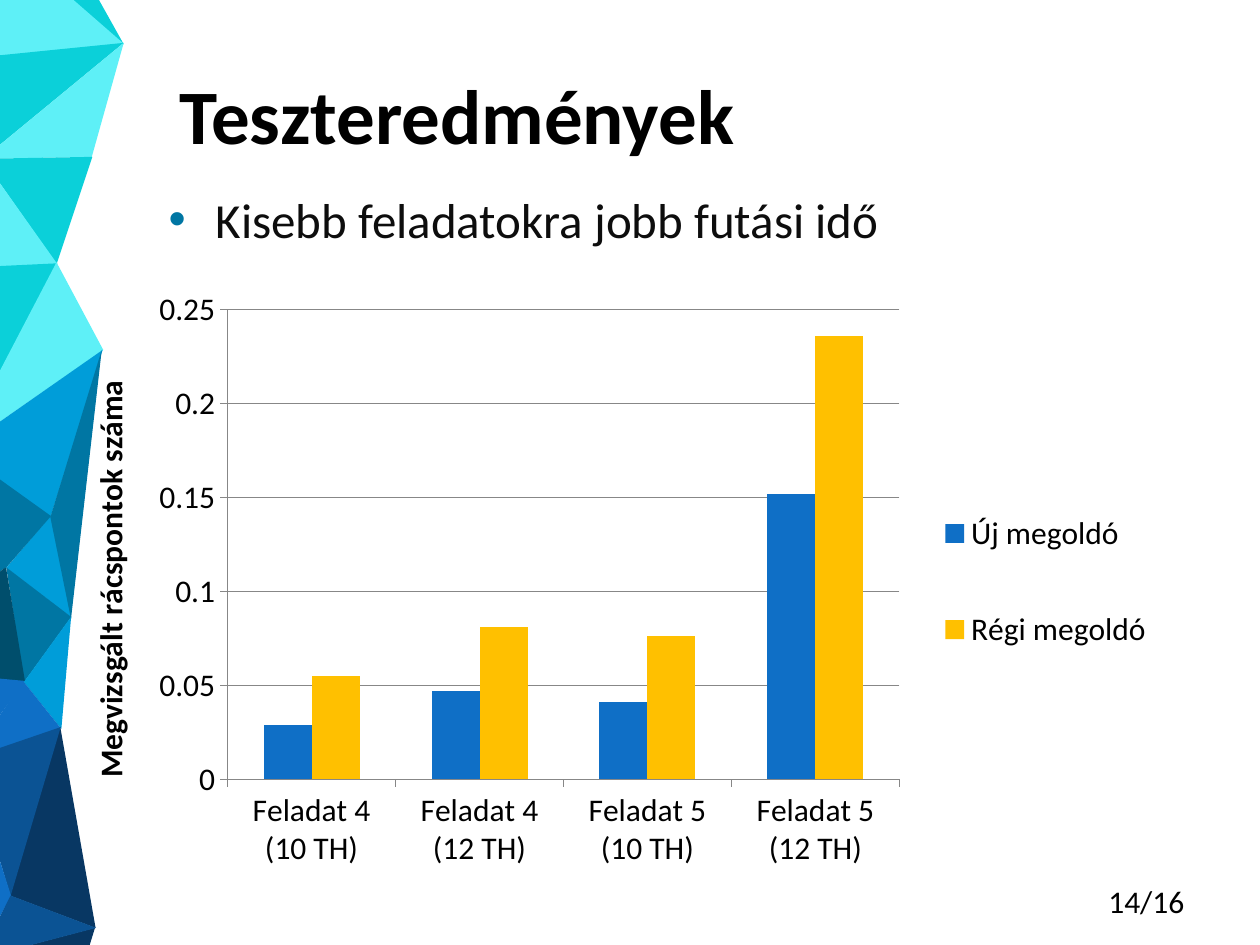
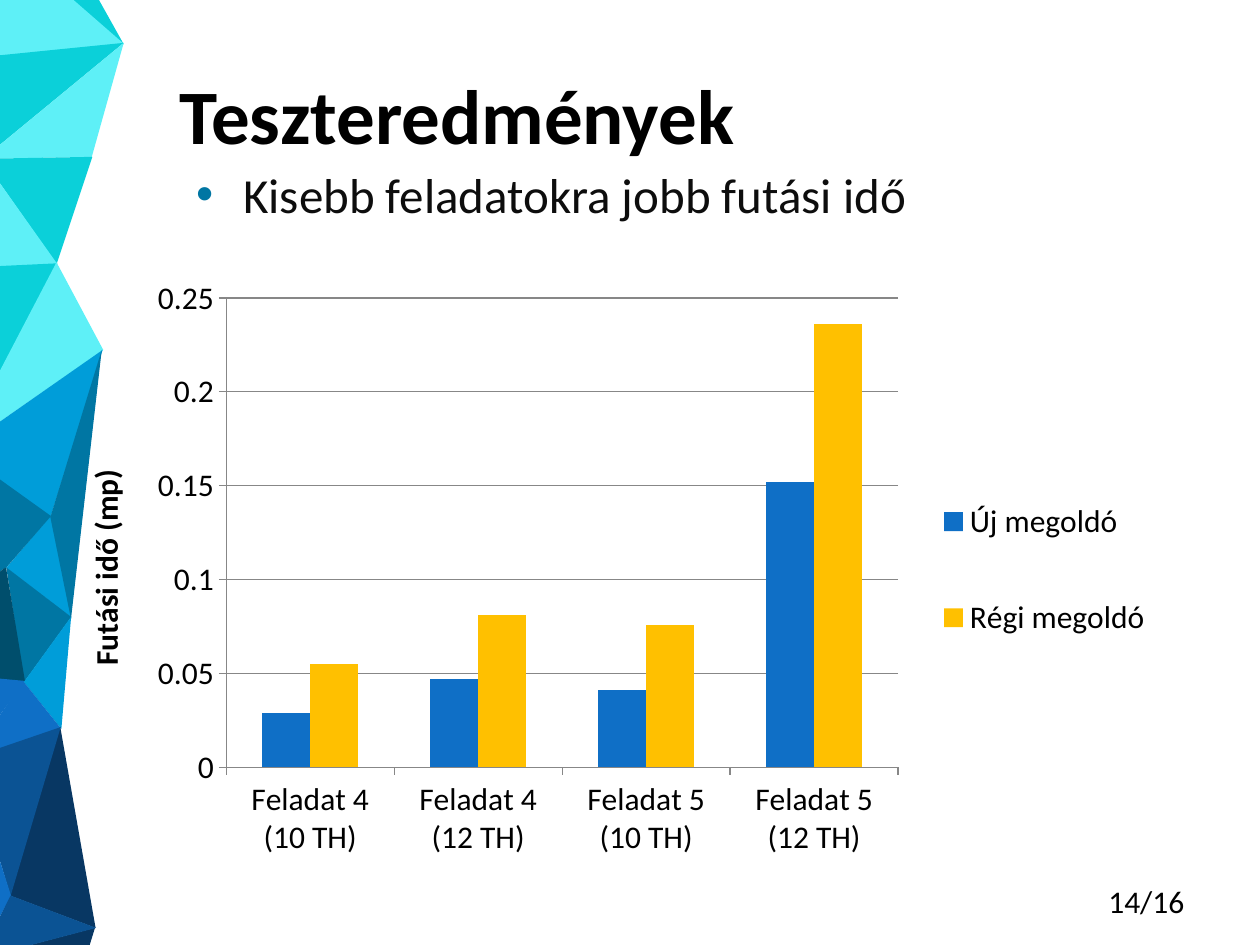
Before and after one commit to Gergo1912/Szakdolgozat, a slide deck: slide 19 of Molnar_Gergo_TDK_eloadas_darabolt.pptx. Drawn at 1260x945 pixels with LibreOffice and Linux fonts; fonts in the diff are those of the drawing. Boxes give left, top, right and bottom in pixels: in the first picture for what was removed or moved away, otherwise in the second. Text is boxed around its words. In the diff, an @@ line names an element or a change of style, - is before the commit and + after.

```diff
--- a/Molnar_Gergo_TDK_eloadas_darabolt.pptx
+++ b/Molnar_Gergo_TDK_eloadas_darabolt.pptx
@@ text "Kisebb feladatokra jobb futási idő": place and size @@
-text "Kisebb feladatokra jobb futási idő" at (216,204,879,247)
+text "Kisebb feladatokra jobb futási idő" at (243,179,906,222)
@@ column chart at (76,271,1210,872) @@
@@ value axis title "Megvizsgált rácspontok száma" to "Futási idő (mp)" @@
@@ column chart: place and size @@
-column chart at (77,282,1211,883)
+column chart at (76,271,1210,872)
```
Also in this commit, not shown: 5 other slides changed, 3 other files.
